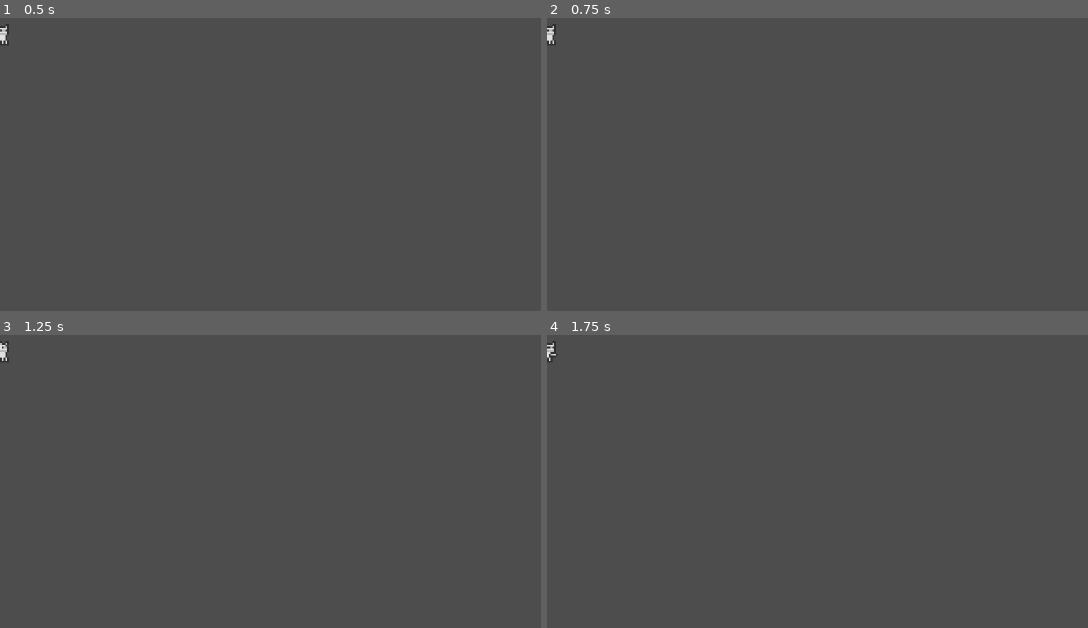
Above: before the commit, frames 1-4 (two rows, left to right).
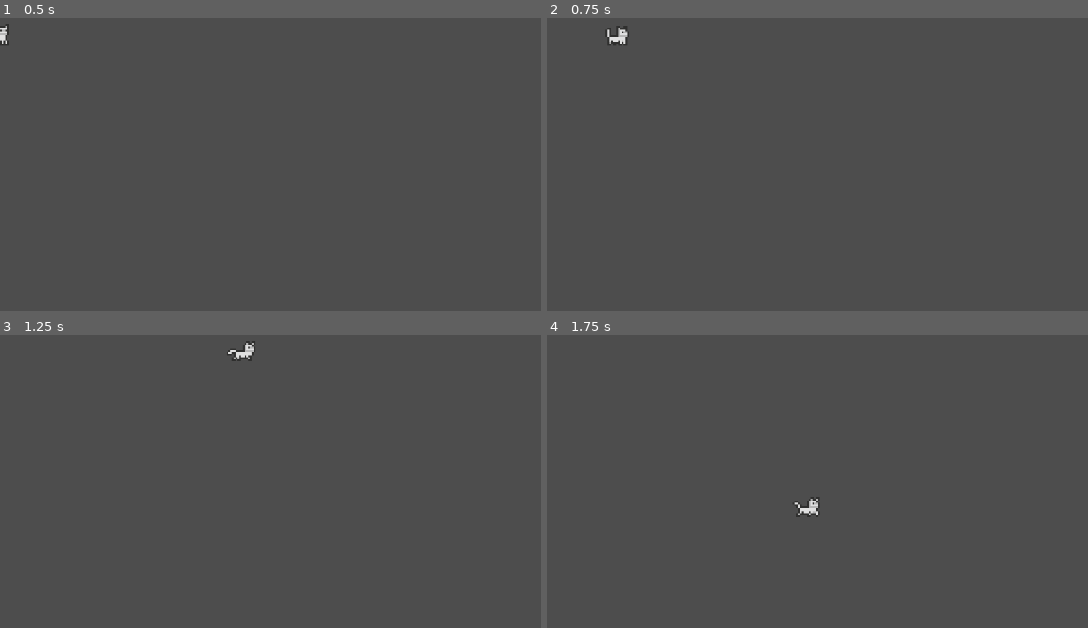
Above: after the commit, the same moments.

Repository: tydominicmontgomery-creator/NewFatCat
Game: Godot game, scene res://Scenes/Player.tscn
Two runs of this game, one before a commit and one after it. Both use one fixed random seed, a clock stepped at 60 frames per second and the inputs below.
Inputs:
- Up to frame 1 (0.5 s): no input
- Up to frame 2 (0.75 s): tap Enter at 0.5 s; hold D (right) from 0.53 s (still down)
- Up to frame 3 (1.25 s): keep holding D (right)
- Up to frame 4 (1.75 s): release D (right) at 1.28 s; hold S (down) from 1.28 s (still down)

Frame 1 is identical in both runs. In frame 2, 0.3% of the frame differs, in the area x 0-16%, y 2-10%; in frame 3, 0.3%; in frame 4, 0.3%.
Error before the commit: Invalid operands 'Vector2' and 'int' in operator '!='. (res://scripts/player.gd:18)

Commit message:
updated player.gd

Diff:
--- a/scripts/player.gd
+++ b/scripts/player.gd
@@ -15,8 +15,7 @@
 	if direction.x<0:
 		animated_sprite.flip_h= true
 
-	if direction !=0:
-		animated_sprite.flip_v = direction < 0
+
 
 	#if direction.y <0:
 		#animated_sprite.rotation_degrees=
